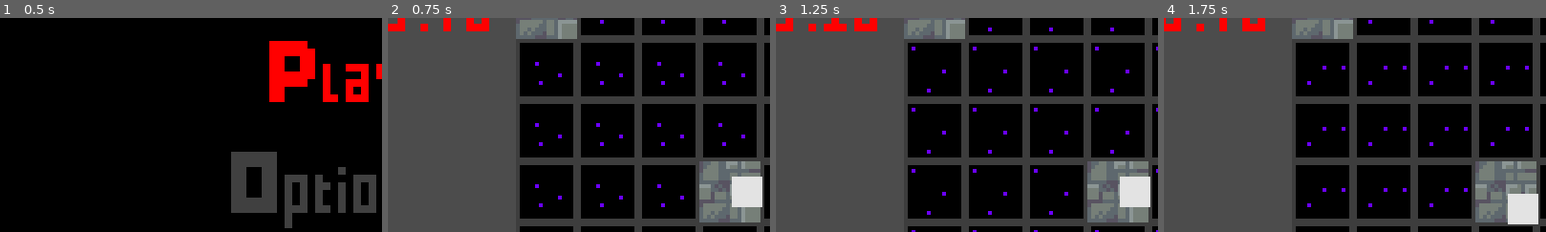
Above: before the commit, frames 1-4 (left to right).
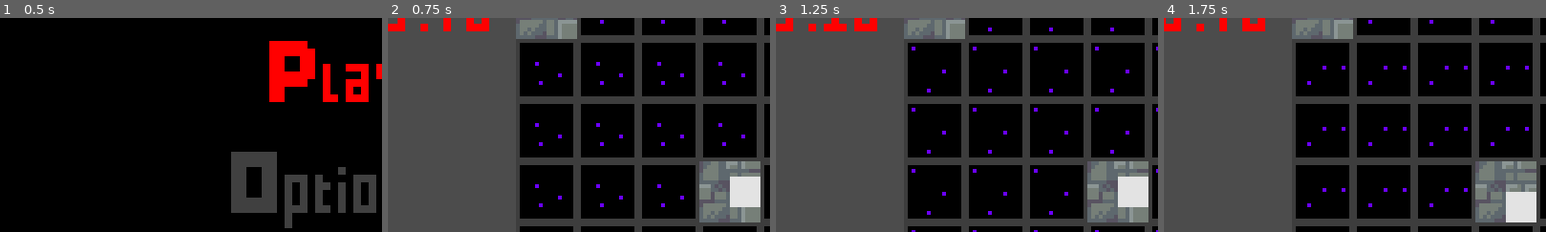
Above: after the commit, the same moments.

Repository: MrBSmith/Global2020
Game: Godot game, scene res://Scenes/GUI/Menus/ScreenTitle/ScreenTitle.tscn
Same seed, same stepped clock (60 frames per second), same inputs: the game is played once before the commit and once after it.
Inputs (mouse positions are % of the whole screen's width and height, from its top left):
- Up to frame 1 (0.5 s): no input
- Up to frame 2 (0.75 s): tap Enter (ui_accept) at 0.5 s; move the mouse to (72, 45) at 0.52 s; hold Right (ui_right) from 0.53 s (still down); click (72, 45) at 0.6 s
- Up to frame 3 (1.25 s): keep holding Right (ui_right); tap Enter (ui_accept) at 0.77 s
- Up to frame 4 (1.75 s): move the mouse to (26, 7) at 1.27 s; release Right (ui_right) at 1.28 s; hold Down (ui_down) from 1.28 s (still down); click (26, 7) at 1.35 s; tap Enter (ui_accept) at 1.52 s
The pictures show only the part of the screen within x 5-55%, y 9-59%; the shares and areas given below are measured in that part.

Frame 1 is identical in both runs. In frame 2, 0.1% of the frame differs, in the area x 89-98%, y 74-89%; in frame 3, 0.1%; in frame 4, 0.3%, in the area x 89-98%, y 81-97%.

Commit message:
Change the player's hitbox for a round one

Diff:
--- a/Scenes/Cards/Script/Tile.gd
+++ b/Scenes/Cards/Script/Tile.gd
@@ -70,12 +70,13 @@
 		overlap = false
 
 
-func _input(_event):
+func _unhandled_input(_event : InputEvent):
 	if overlap:
 		# Drag
 		if Input.is_action_just_pressed("grab"):
 			grab = true
 			emit_signal("tile_grabed")
+			get_tree().set_input_as_handled()
 
 		# Drop
 		elif Input.is_action_just_released("grab"):
@@ -84,6 +85,7 @@
 			# If the mouse is outside the sprite, set the overlap to false
 			if outside:
 				overlap = false
+
 
 
 # Adapt the player speed to the color of the tile
--- a/Scenes/Character/Character.gd
+++ b/Scenes/Character/Character.gd
@@ -11,7 +11,7 @@
 export var friction : float = 0.08
 export var acceleration : float = 0.08
 
-onready var extents : Vector2 = $CollisionShape2D.get_shape().get_extents()
+onready var radius : float = $CollisionShape2D.get_shape().get_radius()
 
 var velocity := Vector2.ZERO
 var direction := Vector2()
@@ -61,8 +61,8 @@
 
 	# Move the physic body
 	velocity = move_and_slide(velocity)
-	global_position.x = clamp(global_position.x, min_pos.x + extents.x, max_pos.x - extents.x)
-	global_position.y = clamp(global_position.y, min_pos.y + extents.y, max_pos.y - extents.y)
+	global_position.x = clamp(global_position.x, min_pos.x + radius, max_pos.x - radius)
+	global_position.y = clamp(global_position.y, min_pos.y + radius, max_pos.y - radius)
 
 # ----- INPUT -----
 
--- a/Scenes/Character/Character.tscn
+++ b/Scenes/Character/Character.tscn
@@ -11,8 +11,8 @@
 "speed": 1.0
 } ]
 
-[sub_resource type="RectangleShape2D" id=2]
-extents = Vector2( 3.5, 3.5 )
+[sub_resource type="CircleShape2D" id=2]
+radius = 4.0
 
 [node name="Character" type="KinematicBody2D"]
 script = ExtResource( 2 )
--- a/default_bus_layout.tres
+++ b/default_bus_layout.tres
@@ -1,3 +1,4 @@
 [gd_resource type="AudioBusLayout" format=2]
 
 [resource]
+bus/0/mute = true
